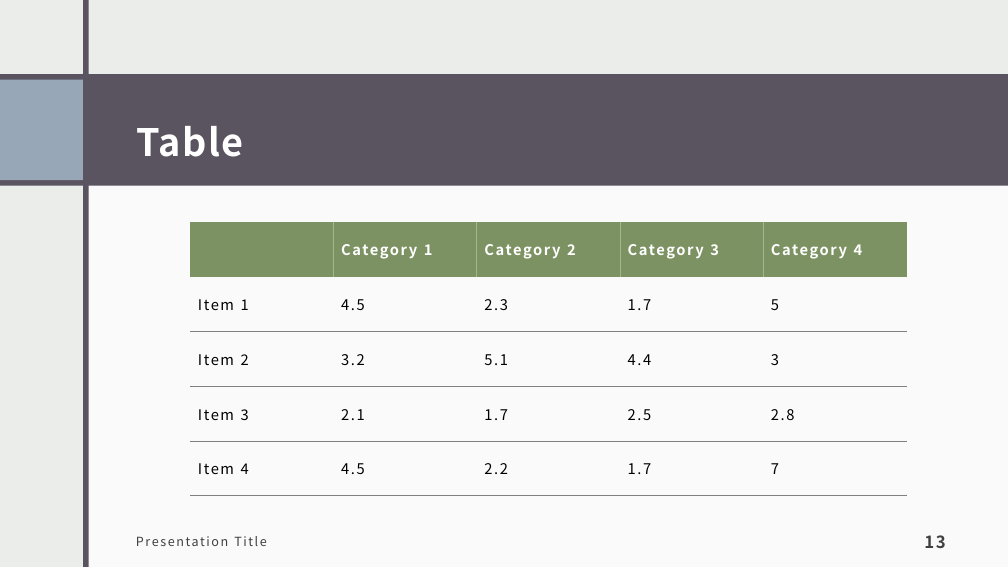
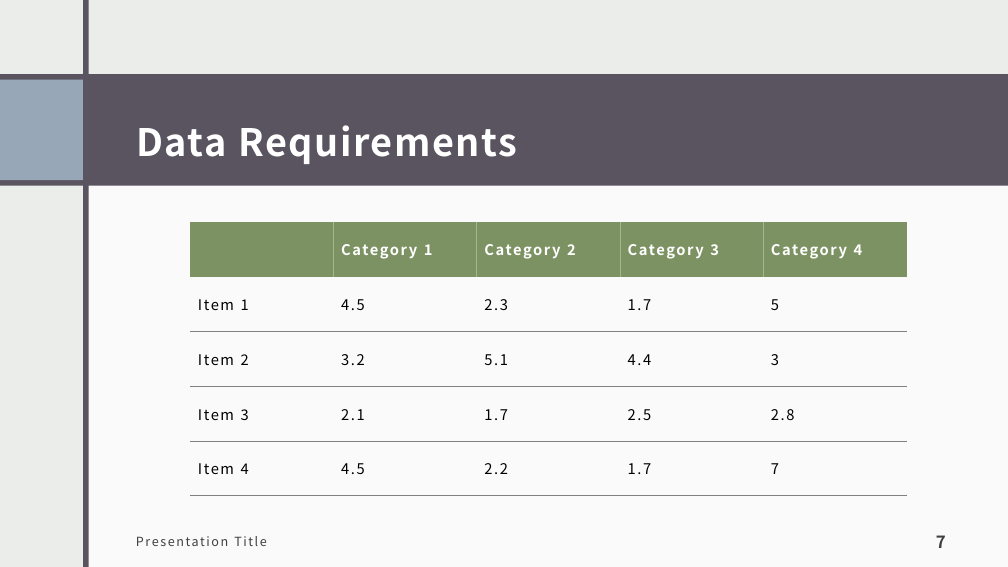
Before and after one commit to tamimcm416/product_injury, a slide deck: slide 7 of docs/Product Injuries.pptx (slide 13 before the commit). Drawn at 1008x567 pixels with LibreOffice and Linux fonts; fonts in the diff are those of the drawing. Boxes give left, top, right and bottom in pixels: in the first picture for what was removed or moved away, otherwise in the second. Text is boxed around its words. In the diff, an @@ line names an element or a change of style, - is before the commit and + after.

```diff
--- a/docs/Product Injuries.pptx
+++ b/docs/Product Injuries.pptx
@@ title at box(136, 125, 517, 164): text changed @@
-Table
+Data Requirements
@@ page number at box(936, 535, 946, 548): text changed @@
-13
+7
```
Also in this commit, not shown: 4 other slides changed, 6 slides added, 14 slides removed, 1 other file.
